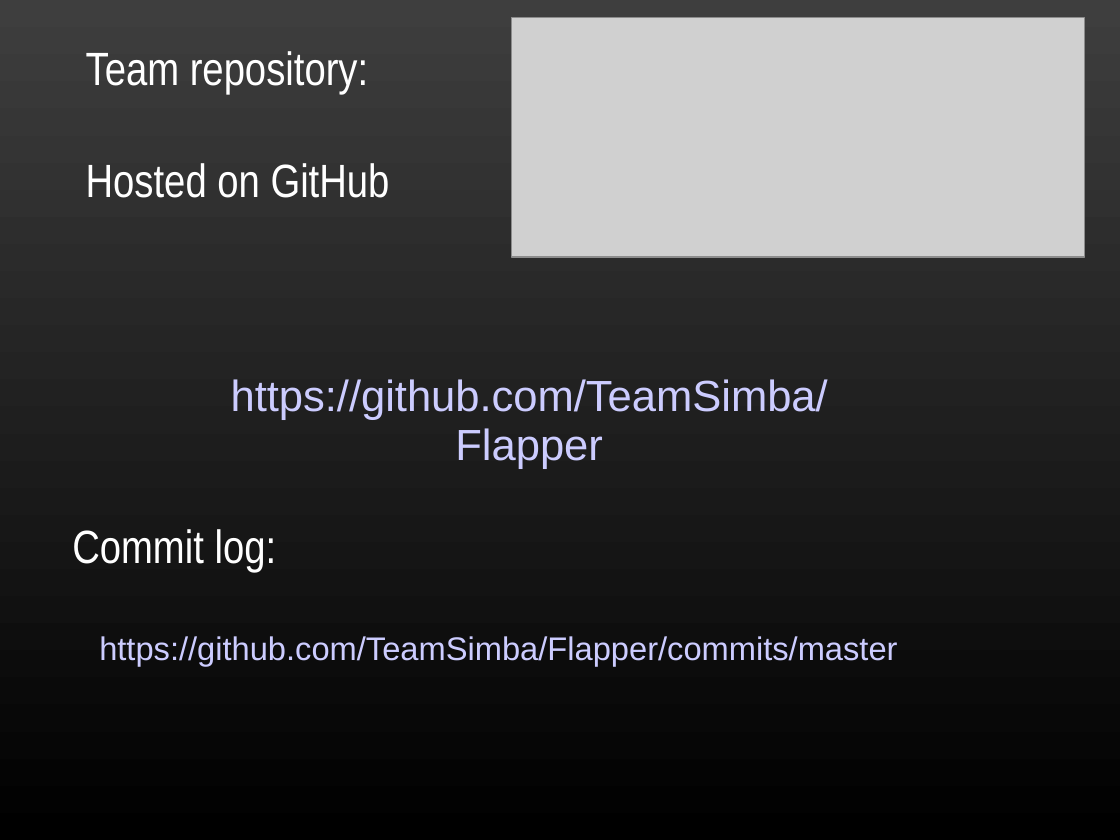
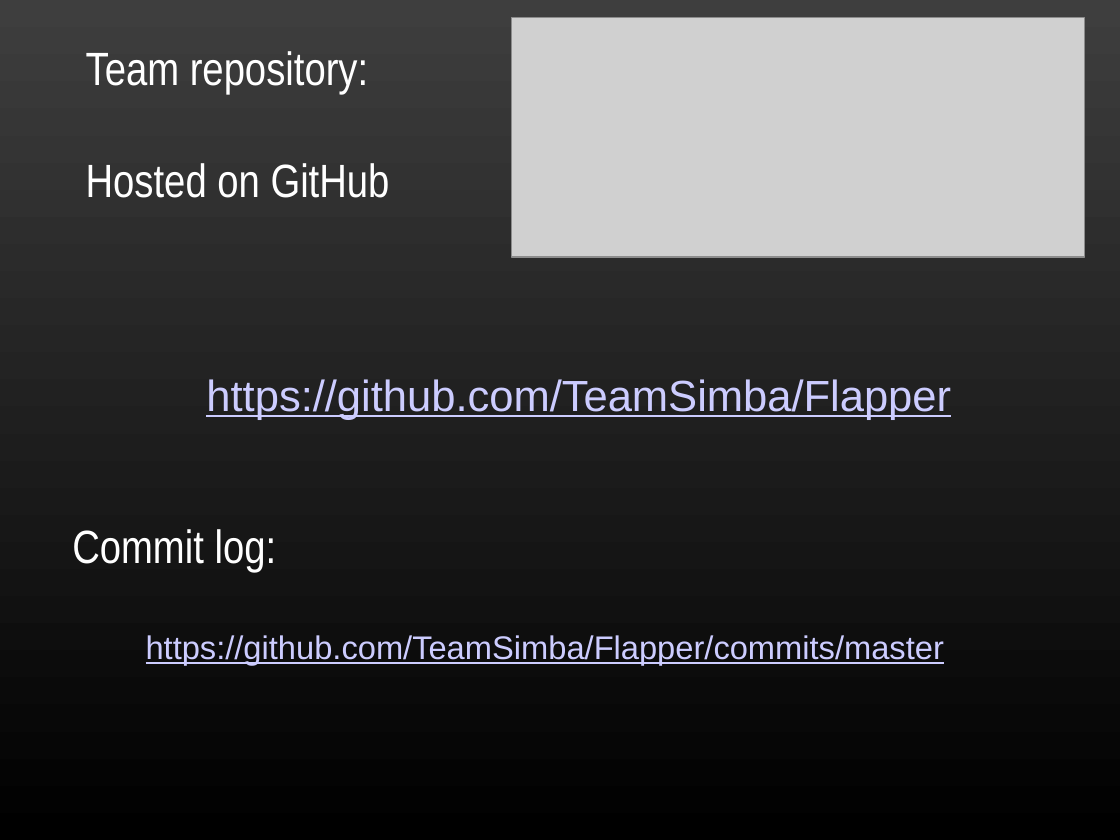
Before and after one commit to TeamSimba/Flapper, a slide deck: slide 5 of Flappy/Documentation/presentation.ppt. Drawn at 1120x840 pixels with LibreOffice and Linux fonts; fonts in the diff are those of the drawing; grey boxes stand for pictures; background and template pictures are left out. Boxes give left, top, right and bottom in pixels: in the first picture for what was removed or moved away, otherwise in the second. Text is boxed around its words. In the diff, an @@ line names an element or a change of style, - is before the commit and + after.

```diff
--- a/Flappy/Documentation/presentation.ppt
+++ b/Flappy/Documentation/presentation.ppt
@@ text "https://github.com/TeamSimba/Flapper" at (x1=206, y1=379, x2=951, y2=420): underline on @@
@@ text "https://github.com/TeamSimba/Flapper/commits/master" at (x1=146, y1=635, x2=944, y2=665): underline on @@
@@ text "https://github.com/TeamSimba/Flapper/commits/master" moved from (x1=99, y1=636, x2=897, y2=666) to (x1=146, y1=635, x2=944, y2=665) @@
```
Also in this commit, not shown: 3 other slides changed, 7 other files.
